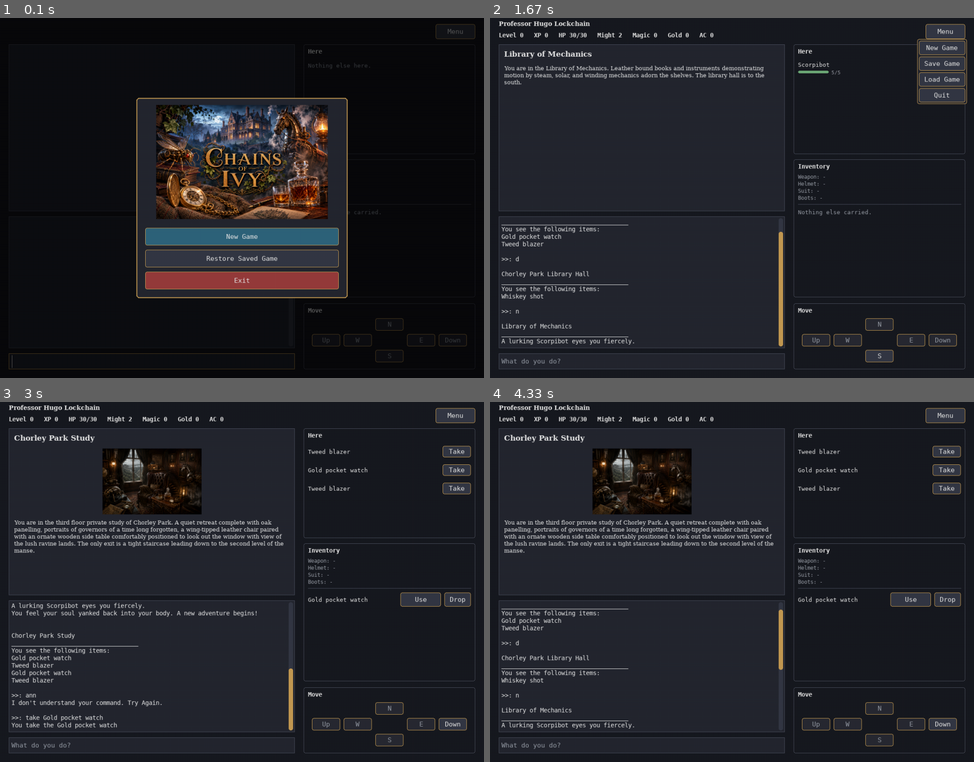
Above: before the commit, frames 1-4 (two rows, left to right).
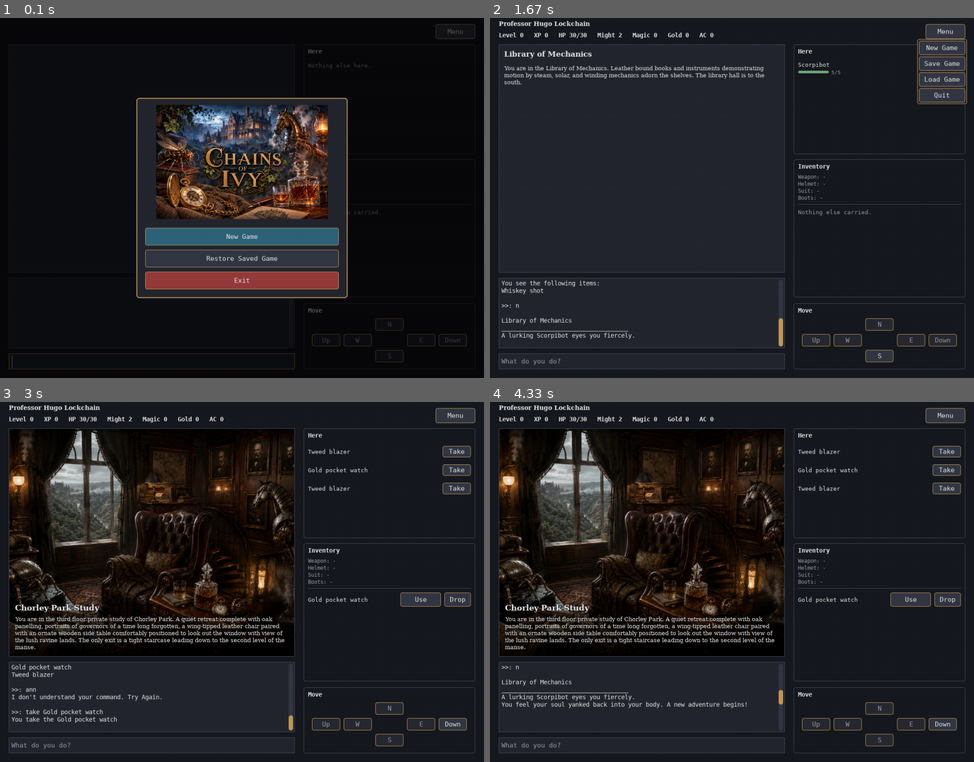
Above: after the commit, the same moments.

Repository: pkokosielis/Chains-of-Ivy
Game: pygame game, started from pygame_main.py
Two runs of this game, one before a commit and one after it. Both use one fixed random seed, a clock stepped at 60 frames per second and the inputs below.
Inputs (mouse positions are in pixels of both pictures, inside the frame that each line leads up to):
- Up to frame 1 (0.1 s): no input
- Up to frame 2 (1.67 s): click "New Game" at 0.38 s; click "Down" at 0.72 s; press the mouse at (877, 324) at 1.03 s; move the mouse to (770, 223) at 1.13 s; release the mouse at (664, 122) at 1.27 s; press the mouse at (944, 32) at 1.37 s; move the mouse to (814, 144) at 1.47 s; release the mouse at (683, 255) at 1.6 s
- Up to frame 3 (3 s): press the mouse at (450, 430) at 1.7 s; move the mouse to (343, 531) at 1.8 s; release the mouse at (237, 632) at 1.93 s; press the mouse at (188, 607) at 2.03 s; move the mouse to (280, 657) at 2.13 s; release the mouse at (377, 711) at 2.27 s; type "ann" at 2.33 s; tap Enter at 2.67 s; press the mouse at (454, 452) at 2.87 s; move the mouse to (300, 531) at 2.97 s
- Up to frame 4 (4.33 s): release the mouse at (630, 610) at 3.1 s; press the mouse at (944, 416) at 3.2 s; move the mouse to (765, 499) at 3.3 s; release the mouse at (586, 585) at 3.43 s; press the mouse at (944, 452) at 3.53 s; move the mouse to (761, 477) at 3.63 s; release the mouse at (572, 502) at 3.77 s; tap Enter at 3.83 s; press the mouse at (780, 697) at 4.2 s; move the mouse to (799, 614) at 4.3 s

The runs differ from the first frame. In frame 2, 1.8% of the frame differs, in the area x 1-61%, y 53-91%; in frame 3, 34%, in the area x 1-61%, y 7-91%; in frame 4, 34%.

Commit message:
Make the Scene pane's room art full-bleed, with text overlaid on a scrim
The Scene pane's art strip was capped at 150px and squeezed between the
title and description - a small illustration next to the text rather
than the point of the panel. With the log no longer needing to hold a
copy of the description (previous commit), reclaimed that space for
the Scene pane: 380px tall -> 520px, log 300px -> 160px (still ~8
lines with a scrollbar).

When a room has art, the image now fills the pane edge to edge -
cropped to cover via a new loadCoverImage() (loadScaledImage only
fits-inside/letterboxes), not shrunk to fit around text - and
title/description sit on a dark gradient scrim anchored to the bottom
edge, built once per size by getBottomScrim() and reused rather than
redrawn every frame. Text gets a 1px shadow (drawTopAlignedText's new
shadowColor param) so it stays legible against bright or busy parts of
the image. Rooms without art (35 of 37, currently) fall back to the
previous plain top-to-bottom layout - there's nothing to overlay text
onto without an image - just with more room now that the pane is
bigger.

The scrim height is sized to the description's actual wrapped line
count (wrapParagraphs(), factored out of drawTopAlignedText so the
Scene pane can measure before committing to a size) and capped at 65%
of the pane's height, so a short description barely dims the image and
a long one never buries it - overflow clips rather than growing the
scrim further, the same rule already used elsewhere in this frontend.

Verified by rendering the app offscreen against both art rooms, a
no-art room (confirming the fallback), and an artificially tripled
description on an art room to confirm the 65% cap actually holds and
clips instead of consuming the image. 83 tests pass.

Co-Authored-By: Claude Sonnet 5 <noreply@anthropic.com>

Diff:
--- a/pygame_main.py
+++ b/pygame_main.py
@@ -35,6 +35,7 @@
    COLOR_BUTTON_DISABLED,
    drawWrappedText,
    drawTopAlignedText,
+   wrapParagraphs,
    getFont,
 )
 
@@ -88,6 +89,56 @@
    scaled = pygame.transform.smoothscale(image, scaledSize)
    _imageCache[cacheKey] = scaled
    return scaled
+
+
+def loadCoverImage(path, targetWidth, targetHeight):
+   """Loads an image scaled to fill exactly targetWidth x targetHeight,
+   cropping the overflow (rather than loadScaledImage's "fit inside and
+   letterbox") - for the Scene pane's full-bleed background, where the
+   image should reach every edge of the panel. Returns None on a missing
+   or undecodable file, same as loadScaledImage."""
+   cacheKey = ("cover", path, targetWidth, targetHeight)
+   if cacheKey in _imageCache:
+      return _imageCache[cacheKey]
+
+   try:
+      image = pygame.image.load(path).convert_alpha()
+   except (pygame.error, FileNotFoundError):
+      _imageCache[cacheKey] = None
+      return None
+
+   width, height = image.get_size()
+   scale = max(targetWidth / width, targetHeight / height)
+   scaledSize = (max(1, int(width * scale)), max(1, int(height * scale)))
+   scaled = pygame.transform.smoothscale(image, scaledSize)
+
+   cropRect = pygame.Rect(0, 0, targetWidth, targetHeight)
+   cropRect.center = scaled.get_rect().center
+   cropped = scaled.subsurface(cropRect).copy()
+   _imageCache[cacheKey] = cropped
+   return cropped
+
+
+_scrimCache = {}
+
+
+def getBottomScrim(width, height, maxAlpha=210):
+   """A cached vertical gradient (transparent top -> dark bottom) sized to
+   sit behind the Scene pane's title/description when they're overlaid on
+   room art, so the text stays legible regardless of what's in the image
+   underneath. Built once per distinct size and reused - it's an
+   SRCALPHA surface where every row's alpha is set individually, not
+   something to redo every frame."""
+   cacheKey = (width, height, maxAlpha)
+   if cacheKey in _scrimCache:
+      return _scrimCache[cacheKey]
+
+   scrim = pygame.Surface((width, height), pygame.SRCALPHA)
+   for y in range(height):
+      alpha = int(maxAlpha * (y / max(1, height - 1)))
+      pygame.draw.line(scrim, (0, 0, 0, alpha), (0, y), (width, y))
+   _scrimCache[cacheKey] = scrim
+   return scrim
 
 
 # (action char, Room attribute name, blockedDirections label, button label)
@@ -380,9 +431,12 @@
 
       # Left column: the Scene pane (room title + art + description) always
       # has content, unlike the old image-only pane that sat empty for
-      # every room without art. Log and command input beneath it.
-      self.scenePaneRect = pygame.Rect(20, 60, 650, 380)
-      self.log = ScrollLog((20, 452, 650, 300))
+      # every room without art. It's the dominant panel now that room
+      # entry no longer dumps the description into the log too (see
+      # drawScenePane) - the log only needs to hold combat/event history,
+      # not be a second place to read where you are. Command input beneath.
+      self.scenePaneRect = pygame.Rect(20, 60, 650, 520)
+      self.log = ScrollLog((20, 592, 650, 160))
       iowSetViewer(self.log)
 
       self.commandInput = TextInput((20, 764, 650, 36), placeholder="What do you do?",
@@ -831,35 +885,71 @@
       """The room title, art (when this room has any), and description -
       always has content, unlike the old image-only pane that sat empty
       for every room without art. The title is drawn here (not just
-      logged) so where you are never scrolls out of view."""
+      logged) so where you are never scrolls out of view.
+
+      When the room has art, the image fills the pane edge to edge and
+      title/description sit on a dark scrim over its bottom, so the image
+      is the point rather than a small illustration squeezed above the
+      text. Rooms without art (most of them, currently) fall back to a
+      plain surface with the text laid out top to bottom - there's
+      nothing to overlay text onto without an image."""
       rect = self.scenePaneRect
       pygame.draw.rect(self.screen, COLOR_SURFACE, rect)
+      if not self.currentRoom:
+         pygame.draw.rect(self.screen, COLOR_BORDER, rect, width=1)
+         return
+
+      title = self.currentRoom.getTitle()
+      description = self.currentRoom.description.strip()
+      imagePath = ROOM_IMAGES.get(self.currentRoom.getID())
+      image = loadCoverImage(imagePath, rect.width, rect.height) if imagePath else None
+
+      if image is not None:
+         self.screen.blit(image, rect.topleft)
+         self._drawSceneOverlay(rect, title, description)
+      else:
+         self._drawScenePlain(rect, title, description)
+
       pygame.draw.rect(self.screen, COLOR_BORDER, rect, width=1)
-      if not self.currentRoom:
-         return
-
+
+   def _drawScenePlain(self, rect, title, description):
       padding = 12
       titleRect = pygame.Rect(rect.x + padding, rect.y + padding, rect.width - padding * 2, 26)
-      titleSurf = getFont(19, bold=True, serif=True).render(self.currentRoom.getTitle(), True, COLOR_TEXT)
-      previousClip = self.screen.get_clip()
-      self.screen.set_clip(titleRect)
-      self.screen.blit(titleSurf, (titleRect.x, titleRect.y))
-      self.screen.set_clip(previousClip)
-
-      contentY = titleRect.bottom + 8
-      imagePath = ROOM_IMAGES.get(self.currentRoom.getID())
-      if imagePath:
-         image = loadScaledImage(imagePath, rect.width - padding * 2, 150)
-         if image is not None:
-            imageRect = image.get_rect()
-            imageRect.midtop = (rect.centerx, contentY)
-            self.screen.blit(image, imageRect)
-            contentY = imageRect.bottom + 10
-
-      descRect = pygame.Rect(rect.x + padding, contentY, rect.width - padding * 2,
-                              max(0, rect.bottom - contentY - padding))
-      drawTopAlignedText(self.screen, self.currentRoom.description.strip(), descRect,
-                          getFont(15, serif=True), COLOR_TEXT)
+      drawTopAlignedText(self.screen, title, titleRect, getFont(19, bold=True, serif=True), COLOR_TEXT)
+
+      descRect = pygame.Rect(rect.x + padding, titleRect.bottom + 8, rect.width - padding * 2,
+                              max(0, rect.bottom - titleRect.bottom - 8 - padding))
+      drawTopAlignedText(self.screen, description, descRect, getFont(15, serif=True), COLOR_TEXT)
+
+   def _drawSceneOverlay(self, rect, title, description):
+      """Sizes the scrim to the description's actual wrapped line count
+      (capped at 65% of the pane's height) so a short description barely
+      dims the image and a long one never buries it - text beyond the cap
+      clips, the same overflow rule used elsewhere in this frontend,
+      rather than shrinking the image further to make room."""
+      padding, gap = 14, 6
+      titleFont = getFont(20, bold=True, serif=True)
+      descFont = getFont(15, serif=True)
+      textWidth = rect.width - padding * 2
+      titleHeight = titleFont.get_linesize()
+      lineHeight = descFont.get_linesize()
+      lineCount = len(wrapParagraphs(description, descFont, textWidth))
+
+      maxScrimHeight = int(rect.height * 0.65)
+      wantedHeight = padding * 2 + titleHeight + gap + lineCount * lineHeight
+      scrimHeight = min(maxScrimHeight, wantedHeight)
+
+      scrimRect = pygame.Rect(rect.x, rect.bottom - scrimHeight, rect.width, scrimHeight)
+      self.screen.blit(getBottomScrim(scrimRect.width, scrimRect.height), scrimRect.topleft)
+
+      titleRect = pygame.Rect(scrimRect.x + padding, scrimRect.y + padding, textWidth, titleHeight)
+      drawTopAlignedText(self.screen, title, titleRect, titleFont, COLOR_TEXT,
+                          shadowColor=COLOR_BACKGROUND)
+
+      descRect = pygame.Rect(scrimRect.x + padding, titleRect.bottom + gap, textWidth,
+                              max(0, scrimRect.bottom - padding - titleRect.bottom - gap))
+      drawTopAlignedText(self.screen, description, descRect, descFont, COLOR_TEXT,
+                          shadowColor=COLOR_BACKGROUND)
 
    def drawHerePane(self):
       """Lists NPCs, the storekeeper, monsters (with an HP bar), and items
--- a/pygame_widgets.py
+++ b/pygame_widgets.py
@@ -49,12 +49,22 @@
    return _fontCache[key]
 
 
+def wrapParagraphs(text, font, maxWidth):
+   """Wraps text (which may contain literal newlines as paragraph breaks)
+   to maxWidth pixels, returning the flat list of wrapped lines. Shared by
+   drawWrappedText/drawTopAlignedText, and usable standalone by callers
+   that need the line count before deciding how much space to give the
+   text - e.g. sizing a scrim behind it."""
+   lines = []
+   for rawLine in text.split("\n"):
+      lines.extend(wrapText(rawLine, font, maxWidth))
+   return lines
+
+
 def drawWrappedText(surface, text, rect, font, color, align="center"):
    """Draws word-wrapped, vertically-centered text inside rect. align is
    "center" or "left" for horizontal alignment of each line."""
-   lines = []
-   for rawLine in text.split("\n"):
-      lines.extend(wrapText(rawLine, font, rect.width))
+   lines = wrapParagraphs(text, font, rect.width)
 
    lineHeight = font.get_linesize()
    y = rect.y + max(0, (rect.height - len(lines) * lineHeight) // 2)
@@ -65,14 +75,14 @@
       y += lineHeight
 
 
-def drawTopAlignedText(surface, text, rect, font, color, align="left"):
+def drawTopAlignedText(surface, text, rect, font, color, align="left", shadowColor=None):
    """Draws word-wrapped text starting at the top of rect, clipped to it,
    rather than drawWrappedText's vertical centering - for prose that
    should begin right below a heading/image rather than float in the
-   middle of its box. Overflow is clipped, not scrolled."""
-   lines = []
-   for rawLine in text.split("\n"):
-      lines.extend(wrapText(rawLine, font, rect.width))
+   middle of its box. Overflow is clipped, not scrolled. shadowColor, when
+   given, draws each line offset by (1, 1) first - for text overlaid on a
+   photo, where a plain flat color can vanish into a bright patch of it."""
+   lines = wrapParagraphs(text, font, rect.width)
 
    previousClip = surface.get_clip()
    surface.set_clip(rect)
@@ -80,8 +90,11 @@
    y = rect.y
    for line in lines:
       if line:
+         x = rect.x + (rect.width - font.size(line)[0]) // 2 if align == "center" else rect.x
+         if shadowColor is not None:
+            shadowSurf = font.render(line, True, shadowColor)
+            surface.blit(shadowSurf, (x + 1, y + 1))
          textSurf = font.render(line, True, color)
-         x = rect.x + (rect.width - textSurf.get_width()) // 2 if align == "center" else rect.x
          surface.blit(textSurf, (x, y))
       y += lineHeight
    surface.set_clip(previousClip)
